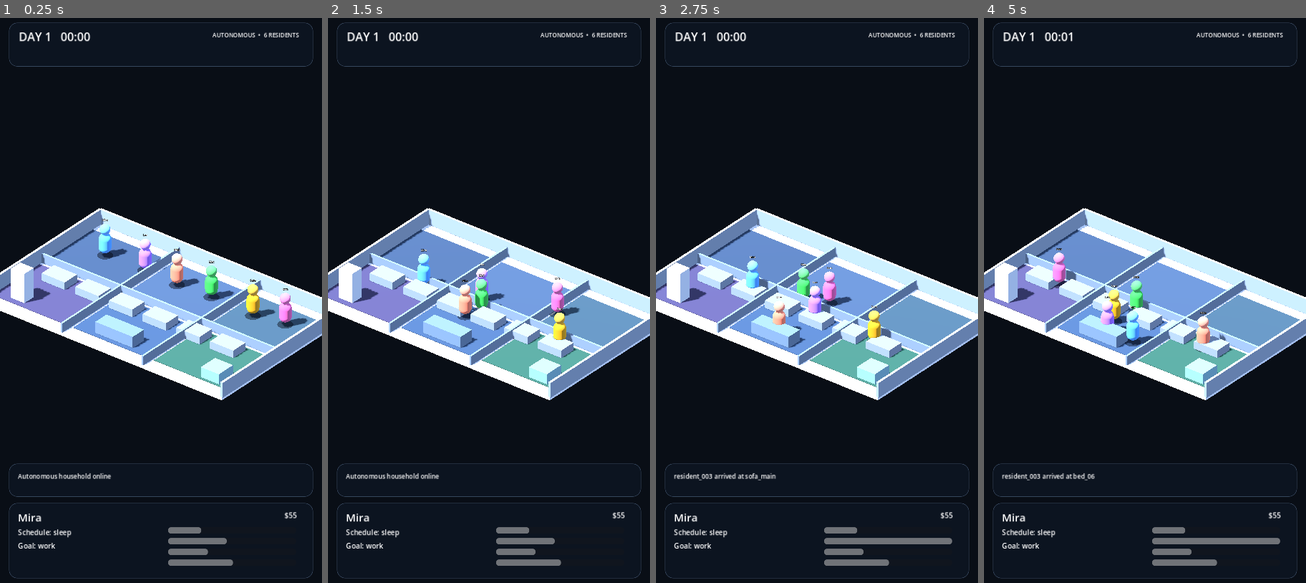
Above: before the commit, frames 1-4 (left to right).
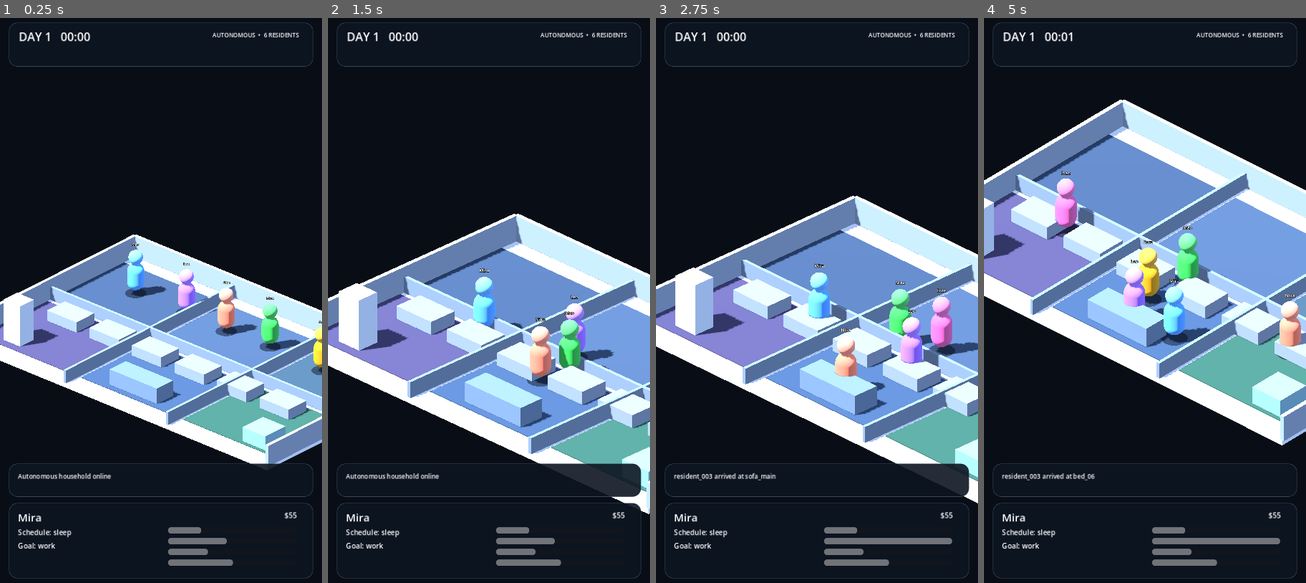
Above: after the commit, the same moments.

Repository: motomotoo2001-maker/lifebox-live
Game: Godot game, scene res://scenes/debug/visual_showcase.tscn
The game is run twice, just before and just after one commit, with the same random seed, the same clock (stepped at 60 frames per second) and the same inputs. The project has no main scene, so this scene is started directly.
Inputs:
- Up to frame 1 (0.25 s): no input
- Up to frame 2 (1.5 s): no input
- Up to frame 3 (2.75 s): no input
- Up to frame 4 (5 s): no input

The runs differ from the first frame. In frame 1, 29% of the frame differs, in the area x 0-100%, y 33-81%; in frame 2, 33%; in frame 3, 32%; in frame 4, 39%, in the area x 0-100%, y 14-76%.

Commit message:
feat: add camera director to visual shell scene

Diff:
--- a/scenes/presentation/visual_simulation_shell.tscn
+++ b/scenes/presentation/visual_simulation_shell.tscn
@@ -1,9 +1,10 @@
-[gd_scene load_steps=5 format=3]
+[gd_scene load_steps=6 format=3]
 
 [ext_resource type="Script" path="res://scripts/presentation/visual_simulation_shell.gd" id="1_script"]
 [ext_resource type="PackedScene" path="res://scenes/world/household_blockout.tscn" id="2_house"]
 [ext_resource type="PackedScene" path="res://scenes/camera/vertical_camera_rig.tscn" id="3_camera"]
 [ext_resource type="PackedScene" path="res://scenes/ui/visual_hud.tscn" id="4_hud"]
+[ext_resource type="Script" path="res://scripts/presentation/camera/camera_director.gd" id="5_director"]
 
 [node name="VisualSimulationShell" type="Node3D"]
 script = ExtResource("1_script")
@@ -14,6 +15,8 @@
 
 [node name="VerticalCameraRig" parent="." instance=ExtResource("3_camera")]
 
+[node name="CameraDirector" type="Node" parent="."]
+script = ExtResource("5_director")
 
 [node name="HUDLayer" type="CanvasLayer" parent="."]
 
